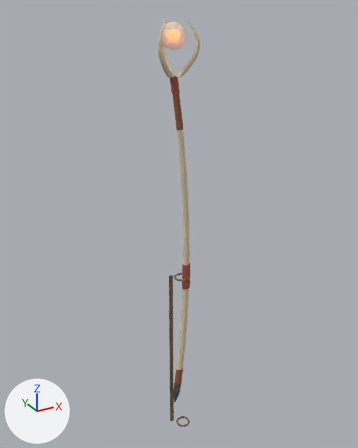
An edit to the glTF model public/models/weapons/ribfire-staff.glb, drawn before and after from the same camera.
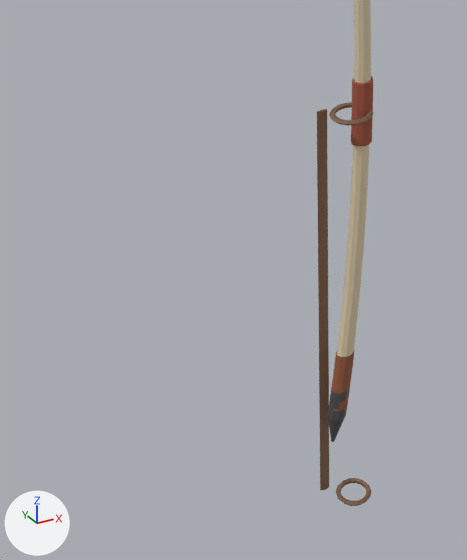
Each version is shown whole from a camera (50 mm lens) standing at (-0.9, -1.678, 1.098) and looking at (0.055, 0.058, 0.23), then close up on the part from 13% to 63% of the width and 52% to 100% of the height. Arrows for +X, +Y and +Z are at lower left; the lights stay in place. The first two pictures are the older version. Vertices at exactly the same position are counted once.

Objects in the first close-up: 'carrier', 'weapon'.
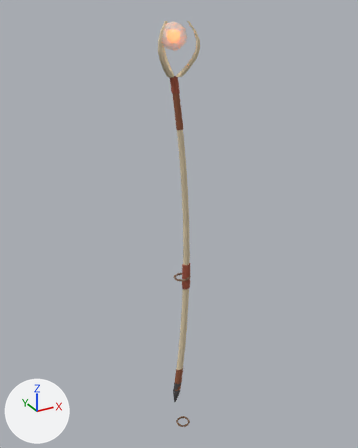
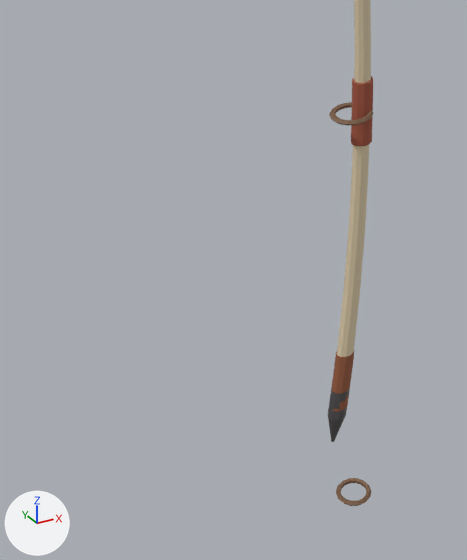
Where the newer file only moved an object's origin or applied its transform, the numbers keep the older frame.

Where the change shows, as pixel boxes (x1, y1, x2, y2) in the close-ups (467 x 560 px):
```json
{"object": "carrier", "change": "reshaped", "before": [317, 102, 373, 506], "after": [329, 102, 373, 506], "on screen": "21% narrower"}
{"part": 1, "of": "me_torus", "change": "deleted", "before": [317, 109, 329, 491], "on screen": "brown"}
```

Scene script edits in JSON lines:
```json
{"block": "me_torus", "where": "# used by ob_carrier; location = (0.038, 0.0, 0.0)"}
{"op": "remove", "block": "me_torus", "code": "me_torus.from_pydata(...)  # 148 vertices, 292 faces; spans x -0.048..0.043, y -0.034..0.037, z -0.855..0.004"}
{"op": "add", "block": "me_torus", "code": "me_torus.from_pydata(...)  # 140 vertices, 280 faces; spans x -0.038..0.043, y -0.034..0.034, z -0.855..0.004"}
{"block": "me_torus", "change": "me_torus part 1: the loose piece of 8 vertices spanning x -0.048..-0.028, y 0.031..0.037, z -0.85..0.0 is deleted"}
```
